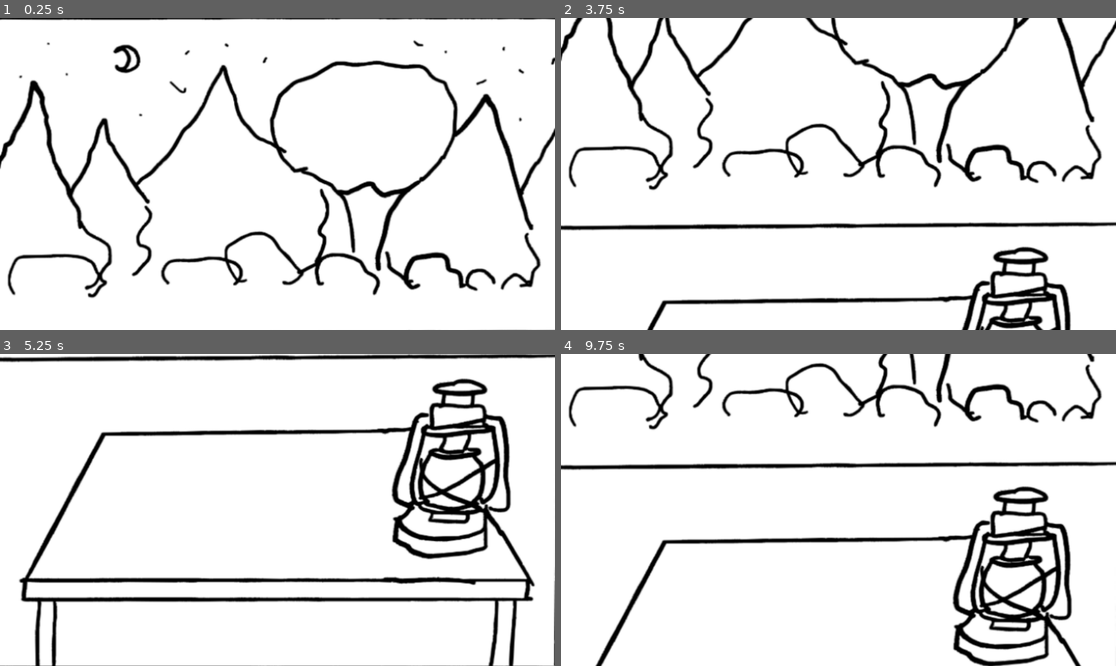
Above: before the commit, frames 1-4 (two rows, left to right).
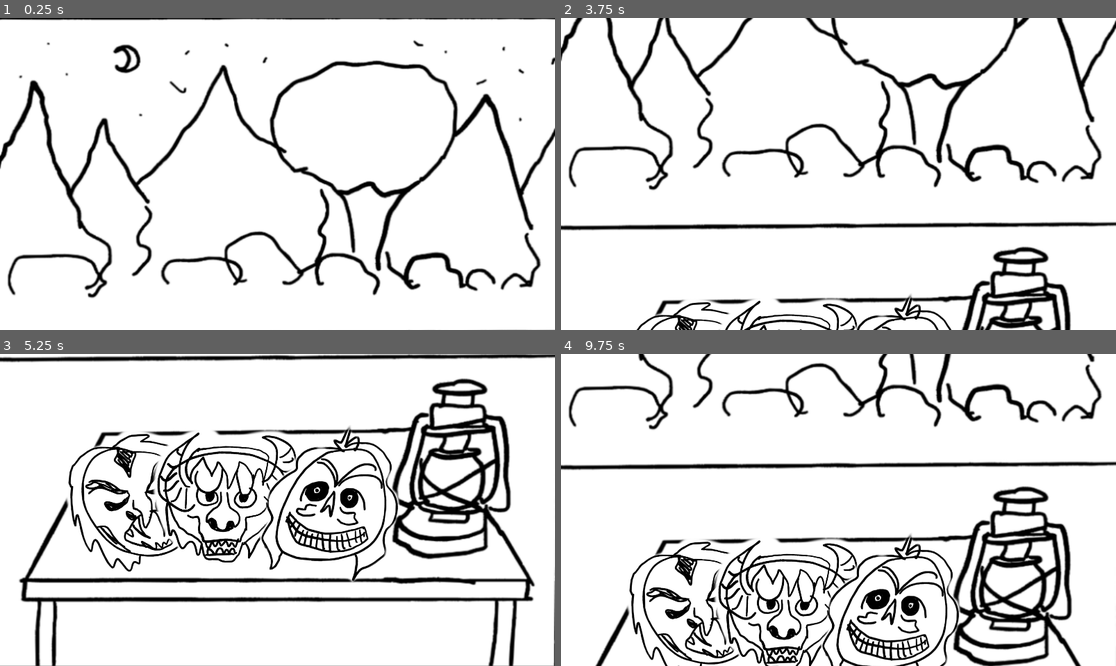
Above: after the commit, the same moments.

Repository: serrureriehurluberlesque/GGJ2026
Game: Godot game, scene res://scenes/main/main.tscn
Same seed, same stepped clock (60 frames per second), same inputs: the game is played once before the commit and once after it. The project has no main scene, so this scene is started directly.
Inputs:
- Up to frame 1 (0.25 s): no input
- Up to frame 2 (3.75 s): tap Enter at 0.5, 3.5 s; hold Up (ui_up) 0.53-1.28 s; hold E (activate) 0.53-1.28 s; tap Space at 1.25 s; hold Down (ui_down) 1.28-2.03 s; tap E (activate) at 1.35, 2.85 s; hold E (activate) 2.03-2.78 s; hold Up (ui_up) 2.03-3.53 s; hold Down (ui_down) from 3.53 s (still down); hold E (activate) from 3.53 s (still down)
- Up to frame 3 (5.25 s): keep holding Down (ui_down); release E (activate) at 4.28 s; tap E (activate) at 4.35 s; tap Space at 5 s; hold E (activate) from 5.03 s (still down)
- Up to frame 4 (9.75 s): tap Enter at 5.75 s; release Down (ui_down) at 5.78 s; release E (activate) at 5.78 s; hold Up (ui_up) 5.78-8.03 s; tap E (activate) at 5.85, 7.35, 8.85 s; hold E (activate) 6.53-7.28 s; tap Space at 7.25 s; hold E (activate) 8.03-8.78 s; hold Down (ui_down) 8.03-9.53 s; hold Up (ui_up) from 9.53 s (still down); hold E (activate) from 9.53 s (still down)

The runs differ from the first frame. In frame 2, 1.6% of the frame differs, in the area x 13-71%, y 88-100%; in frame 3, 7.9%, in the area x 0-100%, y 23-100%; in frame 4, 7.5%.

Commit message:
basic masks

Diff:
--- a/ggj2026/scenes/main/main.gd
+++ b/ggj2026/scenes/main/main.gd
@@ -24,7 +24,7 @@
 		elif event.is_action_pressed("activate"):
 			# Switch light
 			LIGHT_ON = !LIGHT_ON
-			$"Background-on".visible = LIGHT_ON
+			%bg_off.visible = !LIGHT_ON
 			switch_light.emit(LIGHT_ON)
 
 func camera_trans(new_pos):
--- a/ggj2026/scenes/main/main.tscn
+++ b/ggj2026/scenes/main/main.tscn
@@ -3,6 +3,9 @@
 [ext_resource type="Script" uid="uid://v3kuevo6qtdo" path="res://scenes/main/main.gd" id="1_hyk8p"]
 [ext_resource type="Texture2D" uid="uid://c34ak4poc75x3" path="res://scenes/main/assets/background.png" id="2_iuonh"]
 [ext_resource type="Texture2D" uid="uid://dn8e5jau1getn" path="res://scenes/main/assets/background_nolight.png" id="2_k2fmo"]
+[ext_resource type="Texture2D" uid="uid://csxwki5v0qqb8" path="res://scenes/main/assets/mask_3_wood.png" id="4_ow5a4"]
+[ext_resource type="Texture2D" uid="uid://btrjjf2xy28vq" path="res://scenes/main/assets/mask_2_wood.png" id="5_hujxm"]
+[ext_resource type="Texture2D" uid="uid://cyyf8jd0brp24" path="res://scenes/main/assets/mask_1_wood.png" id="6_yyfjg"]
 
 [node name="Root" type="Node" unique_id=1990394275]
 script = ExtResource("1_hyk8p")
@@ -10,12 +13,29 @@
 [node name="Camera" type="Camera2D" parent="." unique_id=421635307]
 position = Vector2(960, 540)
 
-[node name="Background-off" type="TextureRect" parent="." unique_id=1154403445]
+[node name="bg_on" type="TextureRect" parent="." unique_id=392310767]
+offset_right = 1920.0
+offset_bottom = 2160.0
+texture = ExtResource("2_iuonh")
+
+[node name="mask_3" type="Sprite2D" parent="." unique_id=448034761]
+position = Vector2(482.99997, 1586.0001)
+scale = Vector2(0.48634148, 0.48634148)
+texture = ExtResource("4_ow5a4")
+
+[node name="mask_2" type="Sprite2D" parent="." unique_id=992676958]
+position = Vector2(799, 1575)
+scale = Vector2(0.5041152, 0.5041152)
+texture = ExtResource("5_hujxm")
+
+[node name="mask_1" type="Sprite2D" parent="." unique_id=1015277326]
+position = Vector2(1138, 1600.0001)
+scale = Vector2(0.45787045, 0.45787048)
+texture = ExtResource("6_yyfjg")
+
+[node name="bg_off" type="TextureRect" parent="." unique_id=1154403445]
+unique_name_in_owner = true
+visible = false
 offset_right = 1920.0
 offset_bottom = 2160.0
 texture = ExtResource("2_k2fmo")
-
-[node name="Background-on" type="TextureRect" parent="." unique_id=392310767]
-offset_right = 1920.0
-offset_bottom = 2160.0
-texture = ExtResource("2_iuonh")
Binary file added: ggj2026/scenes/main/assets/mask_1_wood.png
Not shown, added: ggj2026/scenes/main/assets/mask_1_wood.png.import
Binary file added: ggj2026/scenes/main/assets/mask_2_wood.png
Not shown, added: ggj2026/scenes/main/assets/mask_2_wood.png.import
Binary file added: ggj2026/scenes/main/assets/mask_3_wood.png
Not shown, added: ggj2026/scenes/main/assets/mask_3_wood.png.import
